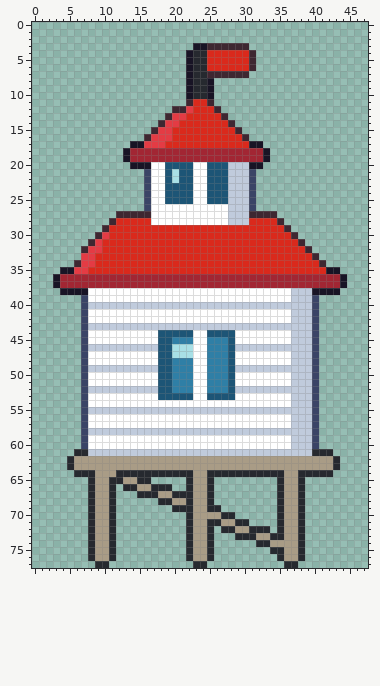
File history of a pixel-art file, art/roadside/roadside-leuty@50.aseprite. That is the earlier state.
48x78 pixels, 1 frame.
After the commit:
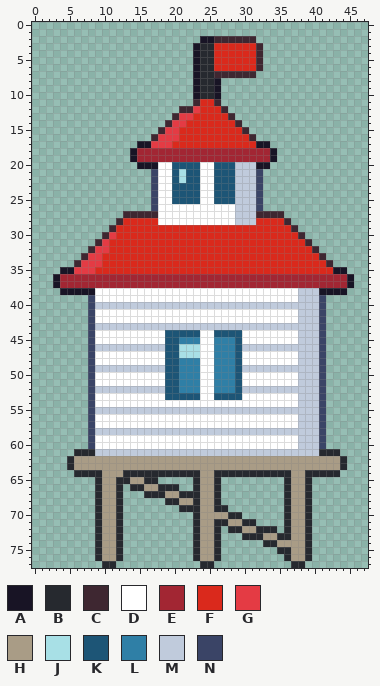
Palette (. is transparent): A #181425  B #26292f  C #3e2731  D #ffffff  E #a22633  F #da291c  G #e43b44  H #a99c86  J #a8e0e6  K #1d5576  L #2f7fa6  M #c0cbdc  N #3a4466
Changes in this commit:
Changed rows in their new state; - is an unchanged pixel.
first column x 7:
 2 -----------------AACCCCCC--------------
 3 -----------------BBFFFFFFC-------------
 4 ---------------.A-B-----FC-------------
 5 ---------------.A-B-----FC-------------
 6 ---------------.A-B-----FC-------------
 7 ---------------.A-B-----C--------------
 8 ---------------.A-BA-------------------
 9 ---------------.A-BA-------------------
10 ---------------.A-BA-------------------
11 ---------------.C-FC-------------------
12 -------------.-CG--FC------------------
13 ------------.C-G----FC-----------------
14 -----------.C-G------FC----------------
15 ----------.C-G--------FC---------------
16 ---------.C--G---------FC--------------
17 -------.-A--G-----------F-A------------
18 ------.A------------------EA-----------
19 ------.A------------------EA-----------
20 -------.--A-D---K-D--K--M-A------------
21 ---------.N-DKJ-K-D--K--MN-------------
22 ---------.N-DKJ-K-D--K--MN-------------
23 ---------.N-D---K-D--K--MN-------------
24 ---------.N-D---K-D--K--MN-------------
25 ---------.N-D---K-D--K--MN-------------
26 ---------.N----------D--MN-------------
27 -----.----C----------D--M---C----------
28 ----.C----F----------D--M---FC---------
29 ---.C------------------------FC--------
30 --.CG-------------------------FC-------
31 -.CG---------------------------FC------
32 .C-G----------------------------FC-----
33 C-G------------------------------FC----
34 --G-------------------------------FC---
35 -G---------------------------------F-A-
36 -------------------------------------EA
37 -------------------------------------EA
38 -A----------------------------D--M---A-
39 .N----------------------------D--MN----
40 .N-------------------------------MN----
41 .N----------------------------D--MN----
42 .N----------------------------D--MN----
43 .N-------------------------------MN----
44 .N---------D----K-D---K-------D--MN----
45 .N---------D-K--L-D--LK-------D--MN----
46 .N---------M-K--J-D--LK----------MN----
47 .N---------D-K--J-D--LK-------D--MN----
48 .N---------D-K--L-D--LK-------D--MN----
49 .N---------M-K--L-D--LK----------MN----
50 .N---------D-K--L-D--LK-------D--MN----
51 .N---------D-K--L-D--LK-------D--MN----
52 .N---------M-K--L-D--LK----------MN----
53 .N---------D----K-D---K-------D--MN----
54 .N----------------------------D--MN----
55 .N-------------------------------MN----
56 .N----------------------------D--MN----
57 .N----------------------------D--MN----
58 .N-------------------------------MN----
59 .N----------------------------D--MN----
60 .N----------------------------D--MN----
61 -B-------------------------------M--B--
62 ------------------------------------HB-
63 ------------------------------------HB-
64 --B--H----------B-H----------B-H----B--
65 -.B-H-B-H-B----.B-HB--------.B-HB------
66 -.B-HB.-B-H--B-.B-HB--------.B-HB------
67 -.B-HB--.--B-H--B-HB--------.B-HB------
68 -.B-HB-----.-B-HB-HB--------.B-HB------
69 -.B-HB-------.--B-H-B-------.B-HB------
70 -.B-HB---------.B---H-B-----.B-HB------
71 -.B-HB---------.B-H-B-H-B---.B-HB------
72 -.B-HB---------.B-HB.-B-H--B.B-HB------
73 -.B-HB---------.B-HB--.--B-H-B-HB------
74 -.B-HB---------.B-HB-----.-B---HB------
75 -.B-HB---------.B-HB-------.-B-HB------
76 -.B-HB---------.B-HB--------.B-HB------
77 --.-B-----------.-B----------.-B-------
Changed places in both pictures, as pixel boxes (x1, y1, x2, y2):
changed: (81, 36, 354, 568)
